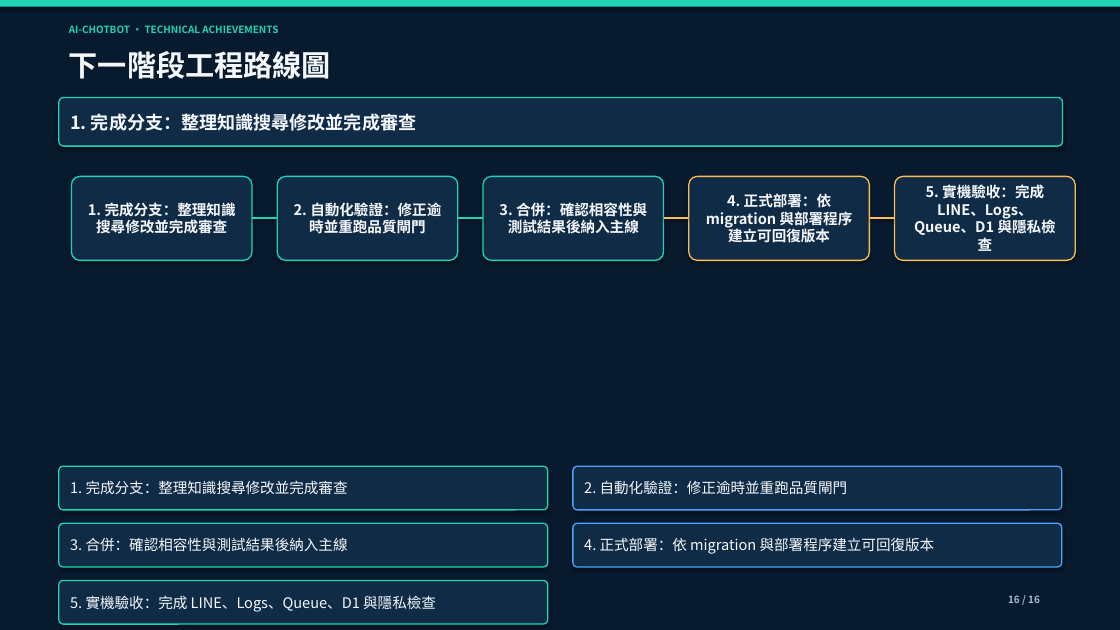
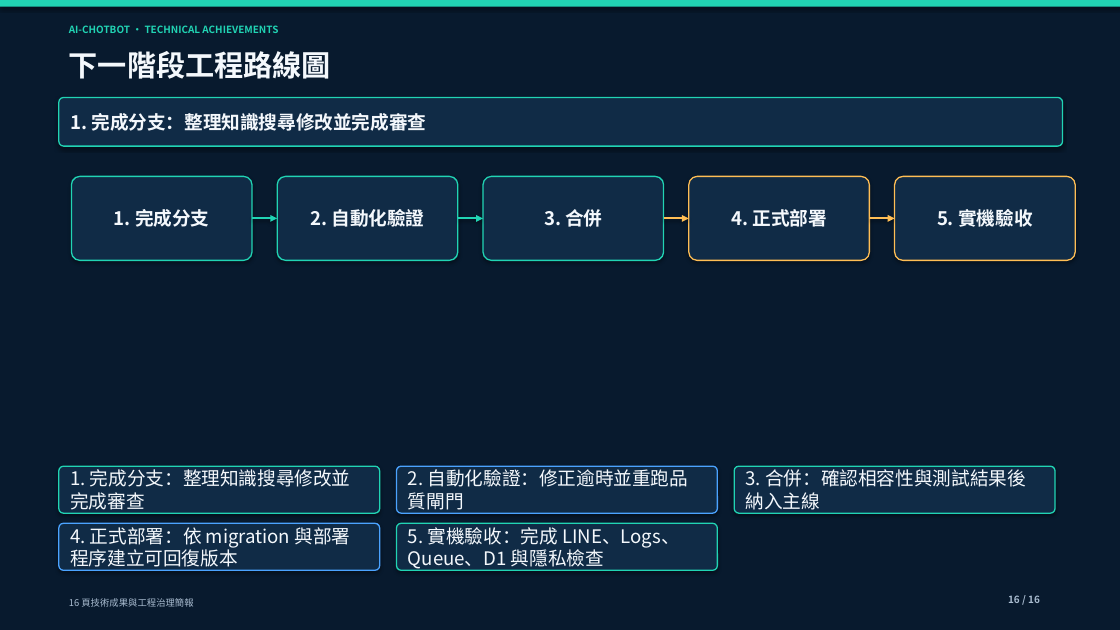
Before and after one commit to yamopeng0918/AI-ChotBot, a slide deck: slide 16 of docs/presentations/AI-ChotBot-technical-achievements.pptx. Drawn at 1120x630 pixels with LibreOffice and Linux fonts; fonts in the diff are those of the drawing. Boxes give left, top, right and bottom in pixels: in the first picture for what was removed or moved away, otherwise in the second. Text is boxed around its words. In the diff, an @@ line names an element or a change of style, - is before the commit and + after.

```diff
--- a/docs/presentations/AI-ChotBot-technical-achievements.pptx
+++ b/docs/presentations/AI-ChotBot-technical-achievements.pptx
@@ rounded rectangle "1. 完成分支：整理知識搜尋修改並完成審查" at (x1=59, y1=97, x2=1063, y2=146): size 15.5 to 16 pt @@
@@ text in rounded rectangle at (x1=114, y1=209, x2=209, y2=227): text changed; size 12.5 to 16 pt @@
-1. 完成分支：整理知識搜尋修改並完成審查
+1. 完成分支
@@ text in rounded rectangle at (x1=310, y1=209, x2=425, y2=227): text changed; size 12.5 to 16 pt @@
-2. 自動化驗證：修正逾時並重跑品質閘門
+2. 自動化驗證
@@ text in rounded rectangle at (x1=544, y1=209, x2=602, y2=227): text changed; size 12.5 to 16 pt @@
-3. 合併：確認相容性與測試結果後納入主線
+3. 合併
@@ text in rounded rectangle at (x1=731, y1=209, x2=826, y2=227): text changed; size 12.5 to 16 pt @@
-4. 正式部署：依 migration 與部署程序建立可回復版本
+4. 正式部署
@@ text in rounded rectangle at (x1=937, y1=209, x2=1032, y2=227): text changed; size 12.5 to 16 pt @@
-5. 實機驗收：完成 LINE、Logs、Queue、D1 與隱私檢查
+5. 實機驗收
@@ line (252, 218) - (277, 218): line to arrow @@
@@ line (458, 218) - (483, 218): line to arrow @@
@@ line (664, 218) - (689, 218): line to arrow @@
@@ line (870, 218) - (895, 218): line to arrow @@
@@ rounded rectangle "1. 完成分支：整理知識搜尋修改並完成審查" resized from (x1=59, y1=466, x2=548, y2=510) to (x1=59, y1=466, x2=380, y2=513) @@
@@ rounded rectangle "2. 自動化驗證：修正逾時並重跑品質閘門" resized from (x1=573, y1=466, x2=1062, y2=510) to (x1=397, y1=466, x2=718, y2=513) @@
@@ rounded rectangle "3. 合併：確認相容性與測試結果後納入主線" resized from (x1=59, y1=523, x2=548, y2=567) to (x1=734, y1=466, x2=1055, y2=513) @@
@@ rounded rectangle "4. 正式部署：依 migration 與部署程序建立可回復版本" resized from (x1=573, y1=523, x2=1062, y2=567) to (x1=59, y1=523, x2=380, y2=571) @@
@@ size 12.5 to 16 pt in 5 elements at (x1=59, y1=466, x2=380, y2=513), (x1=397, y1=466, x2=718, y2=513), (x1=734, y1=466, x2=1055, y2=513), (x1=59, y1=523, x2=380, y2=571), (x1=397, y1=523, x2=718, y2=571) @@
@@ rounded rectangle "5. 實機驗收：完成 LINE、Logs、Queue、D1 與隱私檢查" resized from (x1=59, y1=581, x2=548, y2=624) to (x1=397, y1=523, x2=718, y2=571) @@
```
Also in this commit, not shown: 15 other slides changed, 3 other files.
